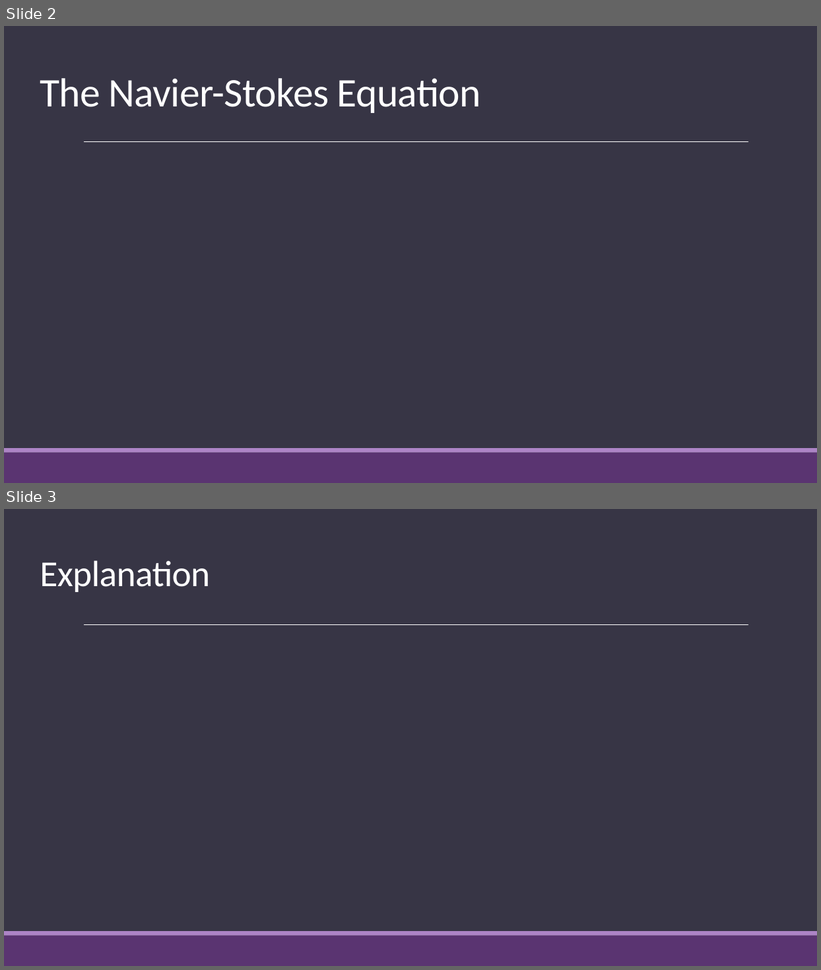
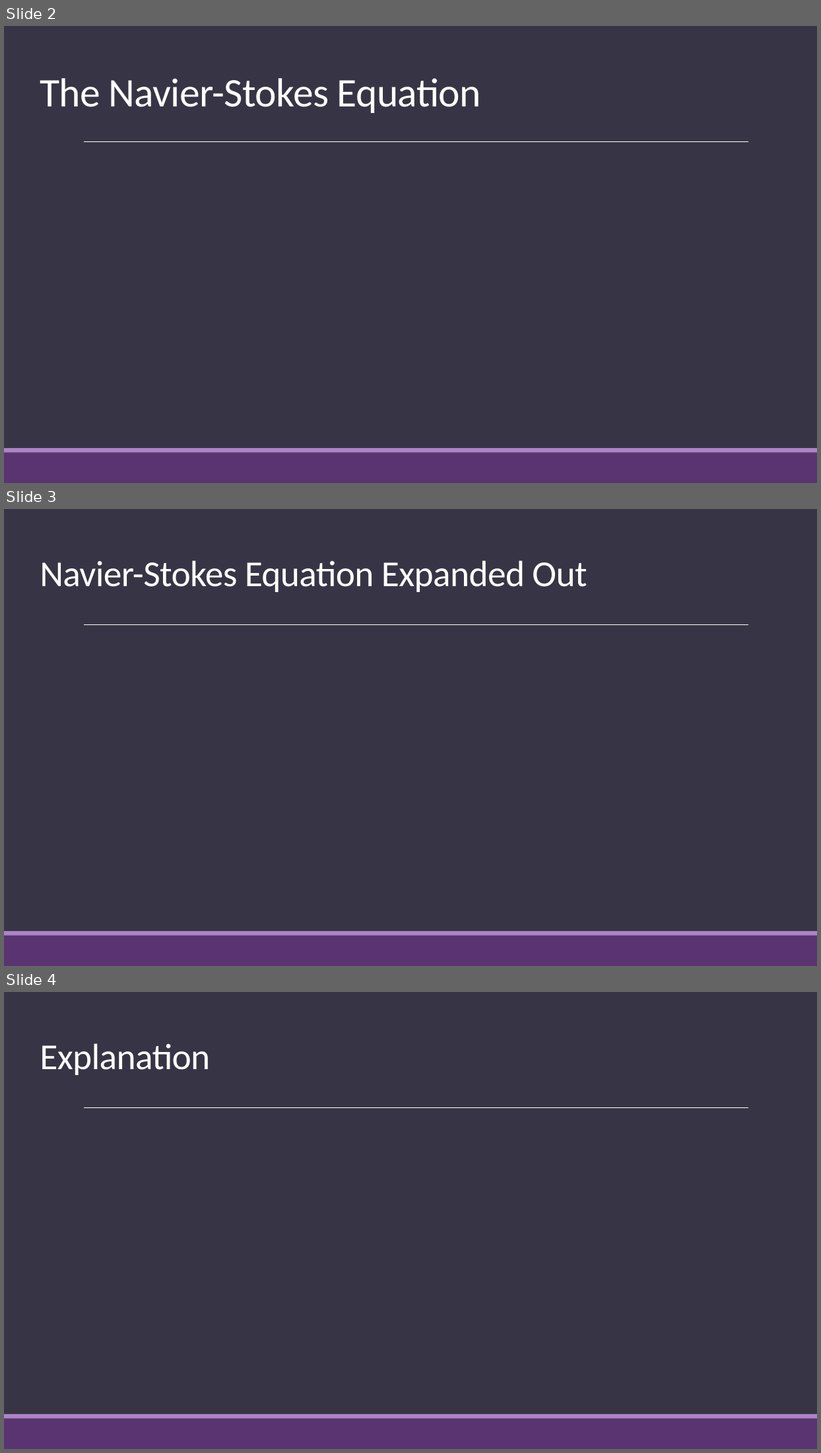
Before and after one commit to andrew-pa/fluidynm, a slide deck: Navier Stokes Presentation.pptx. Shown one above the other, each under a label of ours: slides 2 and 3 before the commit, slides 2, 3 and 4 after it. The pictures are 821x970 and 821x1453 pixels, drawn with LibreOffice and Linux fonts; fonts in the diff are those of the drawing; grey boxes stand for pictures. Boxes give left, top, right and bottom in pixels: in the first picture for what was removed or moved away, otherwise in the second. Text is boxed around its words. In the diff, an @@ line names an element or a change of style, - is before the commit and + after.

Commit message:
added expanded out to ppt

```diff
--- a/Navier Stokes Presentation.pptx
+++ b/Navier Stokes Presentation.pptx
@@ slide 3 added at [4,509,817,966], background #373545; not listed: 3 template elements that a slide beside it also shows @@
@@ title added at [40,560,587,592], 32.4 pt, text #FFFFFF @@
+Navier-Stokes Equation Expanded Out
@@ what was slide 3 is now slide 4 @@
```
